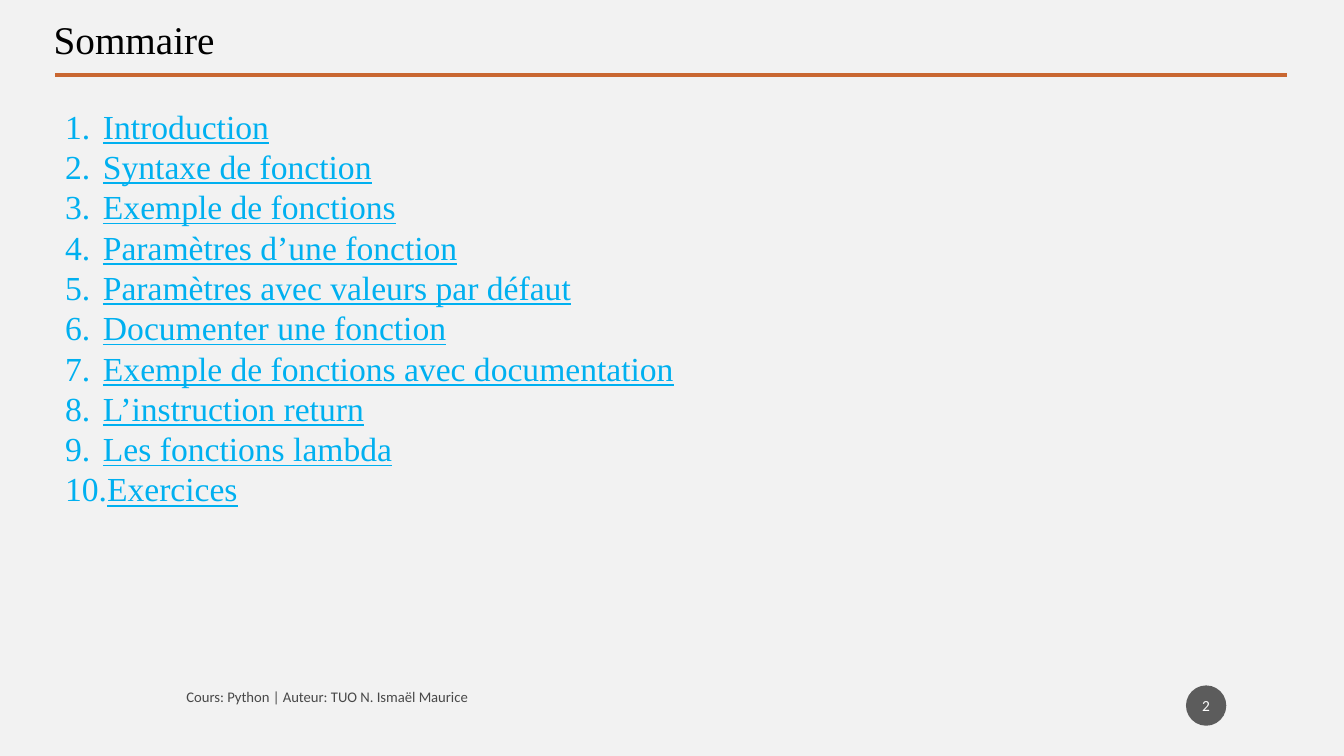
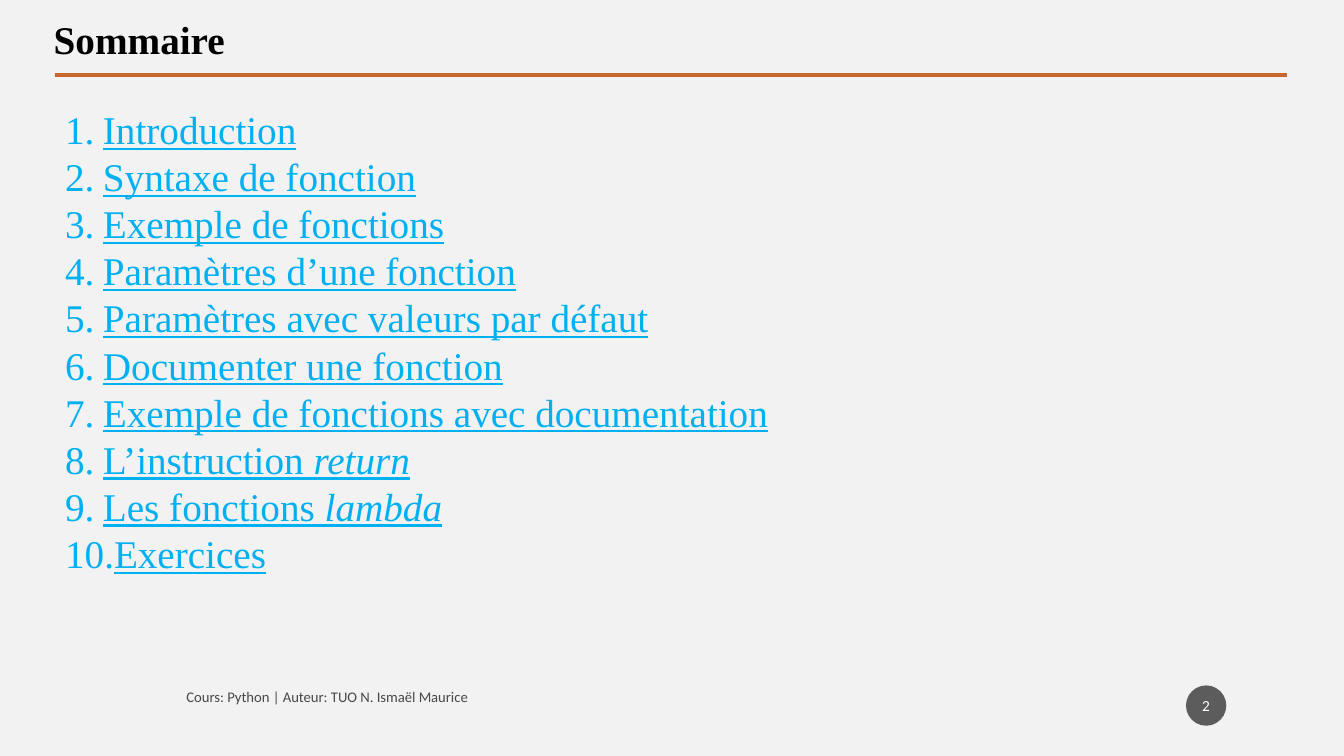
Before and after one commit to tisma95/cours-python, a slide deck: slide 2 of source/Chapitre 5 - Les fonctions.pptx. Drawn at 1344x756 pixels with LibreOffice and Linux fonts; fonts in the diff are those of the drawing. Boxes give left, top, right and bottom in pixels: in the first picture for what was removed or moved away, otherwise in the second. Text is boxed around its words. In the diff, an @@ line names an element or a change of style, - is before the commit and + after.

Commit message:
Style: Mise à jour du style du chp1-chp7
Mise en forme du contenu du sommaire à 24 px
Mettre en gras tous les titres de pages
Mettre en italique les mots clés

```diff
--- a/source/Chapitre 5 - Les fonctions.pptx
+++ b/source/Chapitre 5 - Les fonctions.pptx
@@ text "Sommaire" at [54,27,225,55]: bold on @@
@@ text "Introduction" at [65,116,768,574]: size 24 to 28 pt; italic on in "return", "lambda" @@
```
Also in this commit, not shown: 13 other slides changed, 13 other files.
